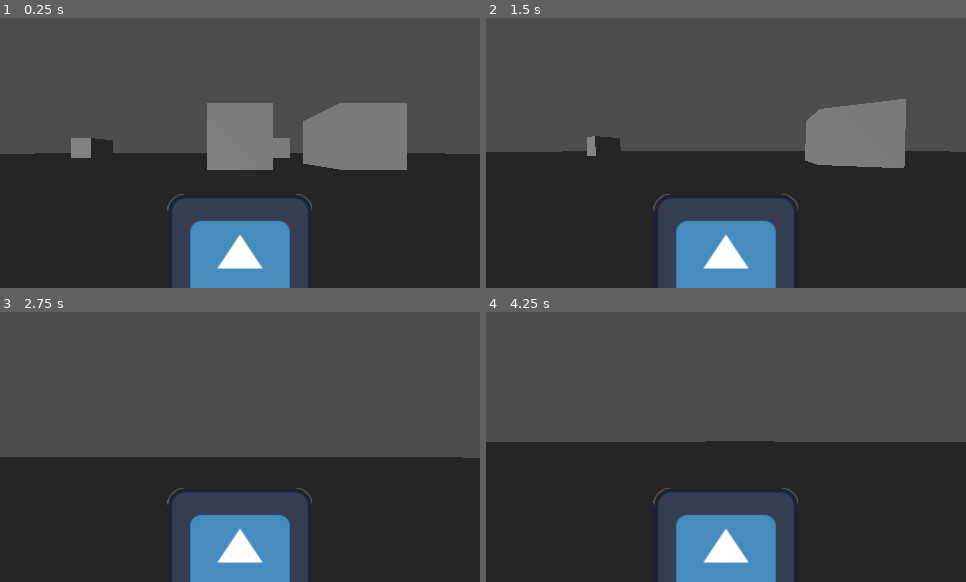
Above: before the commit, frames 1-4 (two rows, left to right).
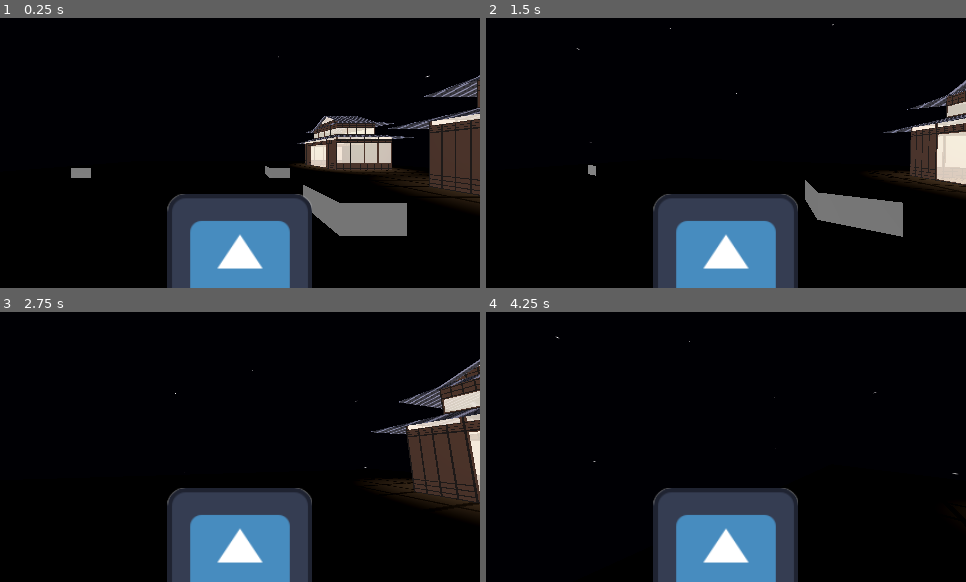
Above: after the commit, the same moments.

Repository: n-gw-s/ld57
Game: Godot game, scene res://Scenes/main.tscn
Two runs of this game, one before a commit and one after it. Both use one fixed random seed, a clock stepped at 60 frames per second and the inputs below. The engine's default icon, where the game draws it, is replaced by a stand-in: a white triangle on a blue panel in a dark square.
Inputs (mouse positions are in pixels of both pictures, inside the frame that each line leads up to):
- Up to frame 1 (0.25 s): no input
- Up to frame 2 (1.5 s): tap Enter at 0.5 s; move the mouse to (750, 153) at 0.52 s; press the mouse at (750, 153) at 0.53 s; hold W (MoveForward) from 0.53 s (still down); tap Space (Jump) at 0.77 s; move the mouse to (702, 153) at 1.27 s; release the mouse at (702, 153) at 1.28 s; click (702, 153) at 1.35 s
- Up to frame 3 (2.75 s): keep holding W (MoveForward); tap Space (Jump) at 1.52 s; move the mouse to (249, 441) at 2.02 s; press the mouse at (249, 441) at 2.03 s
- Up to frame 4 (4.25 s): keep holding W (MoveForward); move the mouse to (721, 452) at 2.77 s; release the mouse at (721, 452) at 2.78 s; click (721, 452) at 2.85 s; tap Space (Jump) at 3.02, 3.5, 3.77 s; move the mouse to (764, 449) at 3.52 s; press the mouse at (764, 449) at 3.53 s

The runs differ from the first frame. In frame 1, 88% of the frame differs, in the area x 0-100%, y 0-100%; in frame 2, 89%; in frame 3, 88%; in frame 4, 90%.

Commit message:
buncha stuff

Diff:
--- a/Environments/env.tres
+++ b/Environments/env.tres
@@ -1,3 +1,13 @@
-[gd_resource type="Environment" format=3 uid="uid://bmtprq0lojrbr"]
+[gd_resource type="Environment" load_steps=4 format=3 uid="uid://bmtprq0lojrbr"]
+
+[ext_resource type="Texture2D" uid="uid://cwevx5yxyc5j7" path="res://Textures/skybox.png" id="1_tany8"]
+
+[sub_resource type="PanoramaSkyMaterial" id="PanoramaSkyMaterial_26124"]
+panorama = ExtResource("1_tany8")
+
+[sub_resource type="Sky" id="Sky_nuts7"]
+sky_material = SubResource("PanoramaSkyMaterial_26124")
 
 [resource]
+background_mode = 2
+sky = SubResource("Sky_nuts7")
--- /dev/null
+++ b/Mats/paper_wall.tres
@@ -0,0 +1,13 @@
+[gd_resource type="StandardMaterial3D" load_steps=2 format=3 uid="uid://d0f56xd4c2grd"]
+
+[ext_resource type="Texture2D" uid="uid://dltserxusvesi" path="res://Textures/paper_wall.png" id="1_p7q6j"]
+
+[resource]
+transparency = 1
+cull_mode = 2
+depth_draw_mode = 1
+albedo_texture = ExtResource("1_p7q6j")
+backlight_enabled = true
+backlight = Color(0.716296, 0.716296, 0.716296, 1)
+uv1_scale = Vector3(2, 1, 1)
+texture_filter = 0
--- /dev/null
+++ b/Mats/paper_wall_half.tres
@@ -0,0 +1,13 @@
+[gd_resource type="StandardMaterial3D" load_steps=2 format=3 uid="uid://cdhu64d08kf7k"]
+
+[ext_resource type="Texture2D" uid="uid://8hnunvtwxsp8" path="res://Textures/paper_wall_half.png" id="1_67pvo"]
+
+[resource]
+transparency = 1
+cull_mode = 2
+depth_draw_mode = 1
+albedo_texture = ExtResource("1_67pvo")
+backlight_enabled = true
+backlight = Color(0.716296, 0.716296, 0.716296, 1)
+uv1_scale = Vector3(2, 1, 1)
+texture_filter = 0
--- /dev/null
+++ b/Mats/tatami.tres
@@ -0,0 +1,9 @@
+[gd_resource type="StandardMaterial3D" load_steps=2 format=3 uid="uid://vrntl8lwac4v"]
+
+[ext_resource type="Texture2D" uid="uid://cklk0212fy4b8" path="res://Textures/tatami.png" id="1_kqt0v"]
+
+[resource]
+cull_mode = 2
+albedo_texture = ExtResource("1_kqt0v")
+uv1_scale = Vector3(3, 3, 3)
+texture_filter = 0
--- /dev/null
+++ b/Meshes/house_blender.tscn
@@ -0,0 +1,74 @@
+[gd_scene load_steps=12 format=3 uid="uid://cxt0qoasui7vs"]
+
+[ext_resource type="PackedScene" uid="uid://b1h42ul8x5glp" path="res://Meshes/house.glb" id="1_rwut4"]
+[ext_resource type="Material" uid="uid://d0f56xd4c2grd" path="res://Mats/paper_wall.tres" id="2_j8i4w"]
+[ext_resource type="Material" uid="uid://vrntl8lwac4v" path="res://Mats/tatami.tres" id="3_1tpgg"]
+[ext_resource type="Material" uid="uid://cdhu64d08kf7k" path="res://Mats/paper_wall_half.tres" id="4_gkgjt"]
+[ext_resource type="Texture2D" uid="uid://drywfv0feor8" path="res://Textures/roof_tile.png" id="5_wlcik"]
+[ext_resource type="Texture2D" uid="uid://b286kprjoswh8" path="res://Textures/paper_wall_divider.png" id="6_ywcl2"]
+[ext_resource type="Texture2D" uid="uid://cwqvvpmkwljpx" path="res://Textures/paper_door.png" id="7_hetjb"]
+
+[sub_resource type="StandardMaterial3D" id="StandardMaterial3D_edf1c"]
+cull_mode = 2
+albedo_texture = ExtResource("5_wlcik")
+backlight_enabled = true
+backlight = Color(0.716296, 0.716296, 0.716296, 1)
+uv1_scale = Vector3(2, 2, 2)
+texture_filter = 0
+
+[sub_resource type="QuadMesh" id="QuadMesh_768np"]
+
+[sub_resource type="StandardMaterial3D" id="StandardMaterial3D_dq1x6"]
+cull_mode = 2
+albedo_texture = ExtResource("6_ywcl2")
+backlight_enabled = true
+backlight = Color(0.716296, 0.716296, 0.716296, 1)
+texture_filter = 0
+
+[sub_resource type="StandardMaterial3D" id="StandardMaterial3D_jm0k3"]
+transparency = 1
+cull_mode = 2
+albedo_texture = ExtResource("7_hetjb")
+backlight_enabled = true
+backlight = Color(0.717647, 0.717647, 0.717647, 1)
+texture_filter = 0
+
+[node name="house_blender" type="Node3D"]
+
+[node name="house" parent="." instance=ExtResource("1_rwut4")]
+
+[node name="Plane" parent="house" index="0"]
+surface_material_override/0 = ExtResource("2_j8i4w")
+surface_material_override/1 = ExtResource("3_1tpgg")
+surface_material_override/2 = ExtResource("4_gkgjt")
+surface_material_override/3 = SubResource("StandardMaterial3D_edf1c")
+
+[node name="MeshInstance3D25" type="MeshInstance3D" parent="."]
+transform = Transform3D(-0.5, 0, -8.74228e-08, 0, 1, 0, 4.37114e-08, 0, -1, 0.75, 0.5, -1)
+mesh = SubResource("QuadMesh_768np")
+skeleton = NodePath("../house/Plane")
+surface_material_override/0 = SubResource("StandardMaterial3D_dq1x6")
+
+[node name="MeshInstance3D26" type="MeshInstance3D" parent="."]
+transform = Transform3D(0.5, 0, 1.74846e-07, 0, 1, 0, -8.74228e-08, 0, 1, -0.75, 0.5, -1)
+mesh = SubResource("QuadMesh_768np")
+skeleton = NodePath("../house/Plane")
+surface_material_override/0 = SubResource("StandardMaterial3D_dq1x6")
+
+[node name="MeshInstance3D3" type="MeshInstance3D" parent="."]
+transform = Transform3D(-1, 0, -8.74228e-08, 0, 1, 0, 8.74228e-08, 0, -1, 0, 0.5, -1)
+mesh = SubResource("QuadMesh_768np")
+skeleton = NodePath("../house/Plane")
+surface_material_override/0 = SubResource("StandardMaterial3D_jm0k3")
+
+[node name="MeshInstance3D4" type="MeshInstance3D" parent="."]
+transform = Transform3D(1, 0, 2.13163e-14, 0, 1, 0, -2.13163e-14, 0, 1, 0, 0.5, -1)
+mesh = SubResource("QuadMesh_768np")
+skeleton = NodePath("../house/Plane")
+surface_material_override/0 = SubResource("StandardMaterial3D_jm0k3")
+
+[node name="OmniLight3D" type="OmniLight3D" parent="."]
+transform = Transform3D(1, 0, 0, 0, 1, 0, 0, 0, 1, 0, 0.94115, 0)
+light_color = Color(1, 0.764706, 0.533333, 1)
+
+[editable path="house"]
--- a/Scenes/sandbox.tscn
+++ b/Scenes/sandbox.tscn
@@ -1,14 +1,21 @@
-[gd_scene load_steps=5 format=3 uid="uid://d3qfag4amdc5c"]
+[gd_scene load_steps=8 format=3 uid="uid://d3qfag4amdc5c"]
 
 [ext_resource type="PackedScene" uid="uid://cfgqlkrr7eks3" path="res://Scenes/player.tscn" id="1_d7bho"]
+[ext_resource type="PackedScene" uid="uid://cxt0qoasui7vs" path="res://Meshes/house_blender.tscn" id="2_2b6ht"]
+[ext_resource type="Texture2D" uid="uid://cn2e0t20w2djb" path="res://Textures/concrete_tile.png" id="2_y0mvb"]
 
 [sub_resource type="BoxMesh" id="BoxMesh_2b6ht"]
 
-[sub_resource type="BoxShape3D" id="BoxShape3D_d7bho"]
-size = Vector3(1024, 0.5, 1024)
+[sub_resource type="BoxShape3D" id="BoxShape3D_y0mvb"]
+size = Vector3(32, 0.5, 32)
 
-[sub_resource type="BoxMesh" id="BoxMesh_y0mvb"]
-size = Vector3(1024, 1, 1024)
+[sub_resource type="BoxMesh" id="BoxMesh_s2tkr"]
+size = Vector3(32, 1, 32)
+
+[sub_resource type="StandardMaterial3D" id="StandardMaterial3D_1cu7a"]
+albedo_texture = ExtResource("2_y0mvb")
+uv1_scale = Vector3(32, 32, 1)
+texture_filter = 0
 
 [node name="Sandbox" type="Node3D"]
 
@@ -38,15 +45,24 @@
 [node name="Player" parent="." instance=ExtResource("1_d7bho")]
 transform = Transform3D(1, 0, 0, 0, 1, 0, 0, 0, 1, 0, 0, 2.19645)
 
-[node name="StaticBody3D" type="StaticBody3D" parent="."]
-
-[node name="CollisionShape3D" type="CollisionShape3D" parent="StaticBody3D"]
-transform = Transform3D(1, 0, 0, 0, 1, 0, 0, 0, 1, 0, -2, 0)
-shape = SubResource("BoxShape3D_d7bho")
-
-[node name="MeshInstance3D" type="MeshInstance3D" parent="StaticBody3D"]
-transform = Transform3D(1, 0, 0, 0, 1, 0, 0, 0, 1, 0, -2, 0)
-mesh = SubResource("BoxMesh_y0mvb")
-
 [node name="DirectionalLight3D" type="DirectionalLight3D" parent="."]
 transform = Transform3D(0.707107, -0.353553, -0.612372, 0, 0.866025, -0.5, 0.707107, 0.353553, 0.612372, 0, 0, 0)
+
+[node name="StaticBody3D2" type="StaticBody3D" parent="."]
+transform = Transform3D(1, 0, 0, 0, 1, 0, 0, 0, 1, 0, -0.501, 0)
+
+[node name="CollisionShape3D" type="CollisionShape3D" parent="StaticBody3D2"]
+shape = SubResource("BoxShape3D_y0mvb")
+
+[node name="MeshInstance3D" type="MeshInstance3D" parent="StaticBody3D2"]
+mesh = SubResource("BoxMesh_s2tkr")
+surface_material_override/0 = SubResource("StandardMaterial3D_1cu7a")
+
+[node name="house_blender" parent="." instance=ExtResource("2_2b6ht")]
+transform = Transform3D(-8.74228e-08, 0, 2, 0, 2, 0, -2, 0, -8.74228e-08, 9, 0, 0)
+
+[node name="house_blender2" parent="." instance=ExtResource("2_2b6ht")]
+transform = Transform3D(-8.74228e-08, 0, 2, 0, 2, 0, -2, 0, -8.74228e-08, 9, 0, -8)
+
+[node name="house_blender3" parent="." instance=ExtResource("2_2b6ht")]
+transform = Transform3D(-8.74228e-08, 0, 2, 0, 2, 0, -2, 0, -8.74228e-08, 9, 0, 8)
--- /dev/null
+++ b/Scenes/test_room.tscn
@@ -0,0 +1,212 @@
+[gd_scene load_steps=17 format=3 uid="uid://cpkkp0aoer4w3"]
+
+[ext_resource type="Texture2D" uid="uid://dltserxusvesi" path="res://Textures/paper_wall.png" id="1_rx0dc"]
+[ext_resource type="Texture2D" uid="uid://drywfv0feor8" path="res://Textures/roof_tile.png" id="2_3tvqv"]
+[ext_resource type="Texture2D" uid="uid://cklk0212fy4b8" path="res://Textures/tatami.png" id="2_afs4w"]
+[ext_resource type="Texture2D" uid="uid://cwqvvpmkwljpx" path="res://Textures/paper_door.png" id="3_3tvqv"]
+[ext_resource type="Texture2D" uid="uid://8hnunvtwxsp8" path="res://Textures/paper_wall_half.png" id="3_548gw"]
+[ext_resource type="Texture2D" uid="uid://b286kprjoswh8" path="res://Textures/paper_wall_divider.png" id="3_hjqbe"]
+
+[sub_resource type="QuadMesh" id="QuadMesh_548gw"]
+
+[sub_resource type="StandardMaterial3D" id="StandardMaterial3D_hjqbe"]
+transparency = 1
+cull_mode = 2
+albedo_texture = ExtResource("1_rx0dc")
+backlight_enabled = true
+backlight = Color(0.716296, 0.716296, 0.716296, 1)
+uv1_scale = Vector3(2, 1, 1)
+texture_filter = 0
+
+[sub_resource type="StandardMaterial3D" id="StandardMaterial3D_8h618"]
+cull_mode = 2
+albedo_texture = ExtResource("2_3tvqv")
+backlight_enabled = true
+backlight = Color(0.716296, 0.716296, 0.716296, 1)
+uv1_scale = Vector3(2, 0.75, 1)
+texture_filter = 0
+
+[sub_resource type="StandardMaterial3D" id="StandardMaterial3D_wv2xt"]
+cull_mode = 2
+albedo_texture = ExtResource("2_3tvqv")
+backlight_enabled = true
+backlight = Color(0.716296, 0.716296, 0.716296, 1)
+uv1_scale = Vector3(2, 1, 1)
+texture_filter = 0
+
+[sub_resource type="StandardMaterial3D" id="StandardMaterial3D_ei72r"]
+cull_mode = 2
+albedo_texture = ExtResource("2_3tvqv")
+backlight_enabled = true
+backlight = Color(0.716296, 0.716296, 0.716296, 1)
+uv1_scale = Vector3(2, 0.75, 1)
+texture_filter = 0
+
+[sub_resource type="StandardMaterial3D" id="StandardMaterial3D_fgfdw"]
+transparency = 1
+cull_mode = 2
+albedo_texture = ExtResource("3_hjqbe")
+backlight_enabled = true
+backlight = Color(0.716296, 0.716296, 0.716296, 1)
+texture_filter = 0
+
+[sub_resource type="StandardMaterial3D" id="StandardMaterial3D_q5jsk"]
+transparency = 1
+cull_mode = 2
+albedo_texture = ExtResource("3_548gw")
+backlight_enabled = true
+backlight = Color(0.716296, 0.716296, 0.716296, 1)
+uv1_scale = Vector3(2, 1, 1)
+texture_filter = 0
+
+[sub_resource type="PlaneMesh" id="PlaneMesh_8h618"]
+
+[sub_resource type="StandardMaterial3D" id="StandardMaterial3D_f2n0o"]
+transparency = 1
+cull_mode = 2
+albedo_texture = ExtResource("2_afs4w")
+uv1_scale = Vector3(3, 3, 3)
+texture_filter = 0
+
+[sub_resource type="StandardMaterial3D" id="StandardMaterial3D_3rmdf"]
+transparency = 1
+cull_mode = 2
+albedo_texture = ExtResource("3_3tvqv")
+backlight_enabled = true
+backlight = Color(0.717647, 0.717647, 0.717647, 1)
+texture_filter = 0
+
+[node name="Node3D" type="Node3D"]
+
+[node name="MeshInstance3D" type="MeshInstance3D" parent="."]
+transform = Transform3D(2, 0, 0, 0, 1, 0, 0, 0, 1, 0, 0.5, 1)
+mesh = SubResource("QuadMesh_548gw")
+surface_material_override/0 = SubResource("StandardMaterial3D_hjqbe")
+
+[node name="MeshInstance3D7" type="MeshInstance3D" parent="."]
+transform = Transform3D(1.673, 0, 0, 0, 0.247169, 0.944135, 0, -0.708101, 0.329559, 0, 1.43315, 1.19096)
+mesh = SubResource("QuadMesh_548gw")
+surface_material_override/0 = SubResource("StandardMaterial3D_8h618")
+
+[node name="MeshInstance3D8" type="MeshInstance3D" parent="."]
+transform = Transform3D(1.69836, 0, 0, 0, 0.509769, 0.679146, 0, -0.679146, 0.509769, 0, 2.23051, 0.480678)
+mesh = SubResource("QuadMesh_548gw")
+surface_material_override/0 = SubResource("StandardMaterial3D_wv2xt")
+
+[node name="MeshInstance3D9" type="MeshInstance3D" parent="."]
+transform = Transform3D(-1.673, 1.0692e-07, -4.9762e-08, -5.94369e-15, 0.247169, 0.944135, 2.52616e-07, 0.708101, -0.329559, 0, 1.433, -1.191)
+mesh = SubResource("QuadMesh_548gw")
+surface_material_override/0 = SubResource("StandardMaterial3D_ei72r")
+
+[node name="MeshInstance3D11" type="MeshInstance3D" parent="."]
+transform = Transform3D(3.25745e-07, 0.708101, -0.329559, -1.18874e-14, 0.247169, 0.944135, 1.673, -1.37872e-07, 6.41674e-08, -1.191, 1.433, 0)
+mesh = SubResource("QuadMesh_548gw")
+surface_material_override/0 = SubResource("StandardMaterial3D_ei72r")
+
+[node name="MeshInstance3D12" type="MeshInstance3D" parent="."]
+transform = Transform3D(-4.72003e-07, -0.708101, 0.329559, -1.18874e-14, 0.247169, 0.944135, -1.673, 1.99777e-07, -9.29784e-08, 1.191, 1.433, 0)
+mesh = SubResource("QuadMesh_548gw")
+surface_material_override/0 = SubResource("StandardMaterial3D_ei72r")
+
+[node name="MeshInstance3D13" type="MeshInstance3D" parent="."]
+transform = Transform3D(1.67, 0, 0, 0, 0.140062, 0.801571, 0, -0.401257, 0.279795, 0, 1.90712, 1.0191)
+mesh = SubResource("QuadMesh_548gw")
+surface_material_override/0 = SubResource("StandardMaterial3D_8h618")
+
+[node name="MeshInstance3D14" type="MeshInstance3D" parent="."]
+transform = Transform3D(-1.67, 6.05882e-08, -4.2248e-08, -5.93304e-15, 0.140063, 0.801571, 2.52163e-07, 0.401257, -0.279796, 0, 1.90712, -1.01893)
+mesh = SubResource("QuadMesh_548gw")
+surface_material_override/0 = SubResource("StandardMaterial3D_ei72r")
+
+[node name="MeshInstance3D15" type="MeshInstance3D" parent="."]
+transform = Transform3D(3.25158e-07, 0.40087, -0.279854, -1.1866e-14, 0.139927, 0.801739, 1.66998, -7.80522e-08, 5.44896e-08, -1.01901, 1.90712, 8.40055e-05)
+mesh = SubResource("QuadMesh_548gw")
+surface_material_override/0 = SubResource("StandardMaterial3D_ei72r")
+
+[node name="MeshInstance3D16" type="MeshInstance3D" parent="."]
+transform = Transform3D(-4.71153e-07, -0.40087, 0.279854, -1.1866e-14, 0.139927, 0.801739, -1.66998, 1.13097e-07, -7.89553e-08, 1.01901, 1.90712, 8.40055e-05)
+mesh = SubResource("QuadMesh_548gw")
+surface_material_override/0 = SubResource("StandardMaterial3D_ei72r")
+
+[node name="MeshInstance3D10" type="MeshInstance3D" parent="."]
+transform = Transform3D(-1.69836, 5.93729e-08, -4.45654e-08, 0, 0.509769, 0.679146, 1.48475e-07, 0.679146, -0.509769, 3.23076e-08, 2.23051, -0.477672)
+mesh = SubResource("QuadMesh_548gw")
+surface_material_override/0 = SubResource("StandardMaterial3D_wv2xt")
+
+[node name="MeshInstance3D5" type="MeshInstance3D" parent="."]
+transform = Transform3D(-8.74228e-08, 0, 1, 0, 1, 0, -2, 0, -4.37114e-08, 1, 0.5, 0)
+mesh = SubResource("QuadMesh_548gw")
+surface_material_override/0 = SubResource("StandardMaterial3D_hjqbe")
+
+[node name="MeshInstance3D25" type="MeshInstance3D" parent="."]
+transform = Transform3D(-0.5, 0, -8.74228e-08, 0, 1, 0, 4.37114e-08, 0, -1, 0.75, 0.5, -1)
+mesh = SubResource("QuadMesh_548gw")
+surface_material_override/0 = SubResource("StandardMaterial3D_fgfdw")
+
+[node name="MeshInstance3D26" type="MeshInstance3D" parent="."]
+transform = Transform3D(0.5, 0, 1.74846e-07, 0, 1, 0, -8.74228e-08, 0, 1, -0.75, 0.5, -1)
+mesh = SubResource("QuadMesh_548gw")
+surface_material_override/0 = SubResource("StandardMaterial3D_fgfdw")
+
+[node name="MeshInstance3D6" type="MeshInstance3D" parent="."]
+transform = Transform3D(-8.74228e-08, 0, 1, 0, 1, 0, -2, 0, -4.37114e-08, -1, 0.5, 0)
+mesh = SubResource("QuadMesh_548gw")
+surface_material_override/0 = SubResource("StandardMaterial3D_hjqbe")
+
+[node name="MeshInstance3D17" type="MeshInstance3D" parent="."]
+transform = Transform3D(-8.74228e-08, 0, 1, 0, 0.5, 0, -2, 0, -4.37114e-08, -1, 1.25, 0)
+mesh = SubResource("QuadMesh_548gw")
+surface_material_override/0 = SubResource("StandardMaterial3D_q5jsk")
+
+[node name="MeshInstance3D18" type="MeshInstance3D" parent="."]
+transform = Transform3D(-8.74228e-08, 0, 1, 0, 0.5, 0, -2, 0, -4.37114e-08, 1, 1.25, 0)
+mesh = SubResource("QuadMesh_548gw")
+surface_material_override/0 = SubResource("StandardMaterial3D_q5jsk")
+
+[node name="MeshInstance3D19" type="MeshInstance3D" parent="."]
+transform = Transform3D(2, 0, 0, 0, 0.5, 0, 0, 0, 1, 0, 1.25, 1)
+mesh = SubResource("QuadMesh_548gw")
+surface_material_override/0 = SubResource("StandardMaterial3D_q5jsk")
+
+[node name="MeshInstance3D20" type="MeshInstance3D" parent="."]
+transform = Transform3D(2, 0, 0, 0, 0.5, 0, 0, 0, 1, 0, 1.25, -1)
+mesh = SubResource("QuadMesh_548gw")
+surface_material_override/0 = SubResource("StandardMaterial3D_q5jsk")
+
+[node name="MeshInstance3D21" type="MeshInstance3D" parent="."]
+transform = Transform3D(-1.67256, -3.65549e-08, 0, 1.4622e-07, -0.41814, 0, 0, 0, 0.83628, 0, 1.76083, -0.83628)
+mesh = SubResource("QuadMesh_548gw")
+surface_material_override/0 = SubResource("StandardMaterial3D_q5jsk")
+
+[node name="MeshInstance3D22" type="MeshInstance3D" parent="."]
+transform = Transform3D(-1.67256, -3.65549e-08, 0, 1.4622e-07, -0.41814, 0, 0, 0, 0.83628, 0, 1.76083, 0.83628)
+mesh = SubResource("QuadMesh_548gw")
+surface_material_override/0 = SubResource("StandardMaterial3D_q5jsk")
+
+[node name="MeshInstance3D23" type="MeshInstance3D" parent="."]
+transform = Transform3D(7.31099e-08, -1.59787e-15, 0.83628, -1.4622e-07, -0.41814, 2.11758e-22, 1.67256, -3.65549e-08, -3.65549e-08, 0.83628, 1.76083, 0)
+mesh = SubResource("QuadMesh_548gw")
+surface_material_override/0 = SubResource("StandardMaterial3D_q5jsk")
+
+[node name="MeshInstance3D24" type="MeshInstance3D" parent="."]
+transform = Transform3D(7.31099e-08, 1.59787e-15, 0.83628, 1.4622e-07, -0.41814, -2.11758e-22, 1.67256, 3.65549e-08, -3.65549e-08, -0.83628, 1.76083, 0)
+mesh = SubResource("QuadMesh_548gw")
+surface_material_override/0 = SubResource("StandardMaterial3D_q5jsk")
+
+[node name="MeshInstance3D4" type="MeshInstance3D" parent="."]
+mesh = SubResource("PlaneMesh_8h618")
+surface_material_override/0 = SubResource("StandardMaterial3D_f2n0o")
+
+[node name="MeshInstance3D2" type="MeshInstance3D" parent="."]
+transform = Transform3D(1, 0, 0, 0, 1, 0, 0, 0, 1, 0, 0.5, -0.999)
+mesh = SubResource("QuadMesh_548gw")
+surface_material_override/0 = SubResource("StandardMaterial3D_3rmdf")
+
+[node name="MeshInstance3D3" type="MeshInstance3D" parent="."]
+transform = Transform3D(-1, 0, -8.74228e-08, 0, 1, 0, 8.74228e-08, 0, -1, 0, 0.5, -1)
+mesh = SubResource("QuadMesh_548gw")
+surface_material_override/0 = SubResource("StandardMaterial3D_3rmdf")
+
+[node name="OmniLight3D" type="OmniLight3D" parent="."]
+transform = Transform3D(1, 0, 0, 0, 1, 0, 0, 0, 1, 0, 0.94115, 0)
+light_color = Color(1, 0.764706, 0.533333, 1)
Binary file added: Meshes/house.glb
Not shown, added: Meshes/house.glb.import
Binary file added: Meshes/house_paper_wall.png
Not shown, added: Meshes/house_paper_wall.png.import
Binary file added: Meshes/house_paper_wall_half.png
Not shown, added: Meshes/house_paper_wall_half.png.import
Binary file added: Meshes/house_roof_tile.png
Not shown, added: Meshes/house_roof_tile.png.import
Binary file added: Textures/concrete_tile.png
Not shown, added: Textures/concrete_tile.png.import
Binary file added: Textures/hand.png
Not shown, added: Textures/hand.png.import
(and 14 more such lines)
